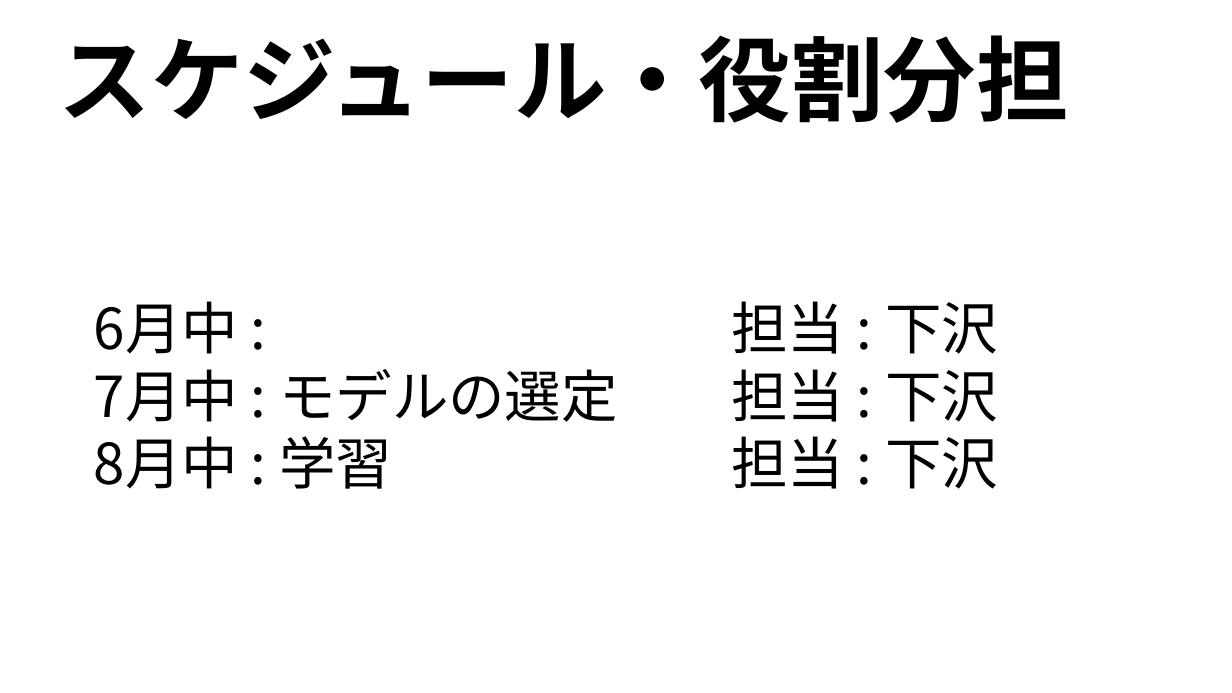
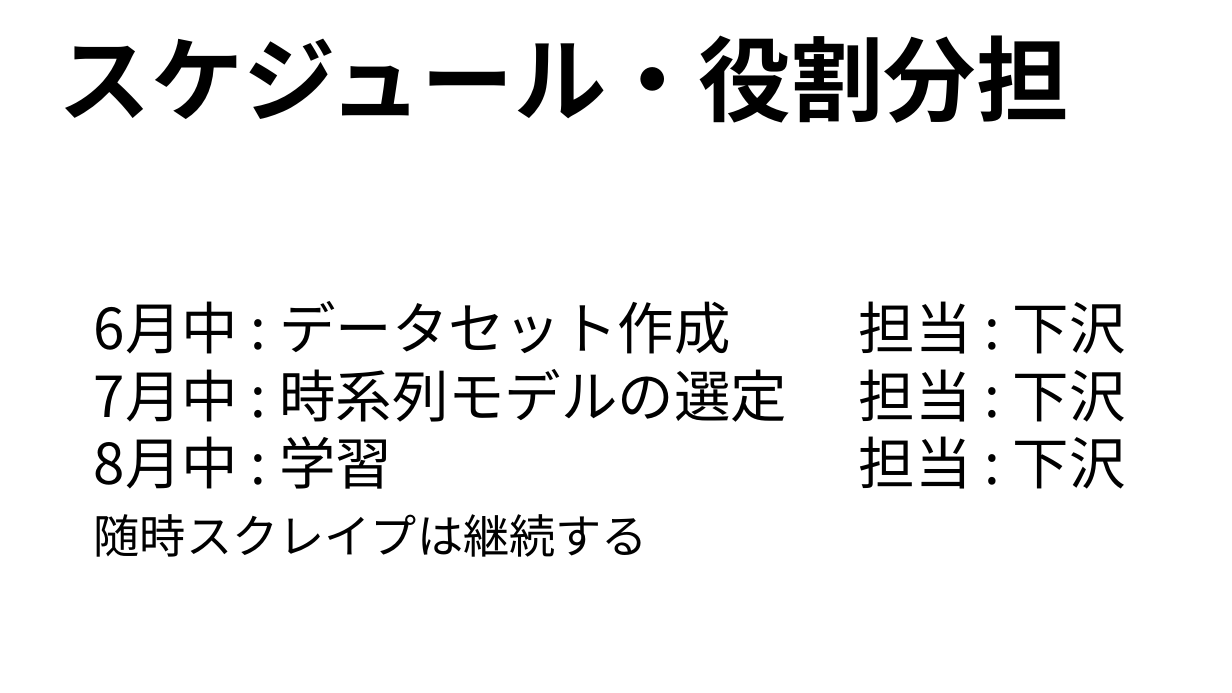
Before and after one commit to ryoww/PBL_stock, a slide deck: slide 6 of 中間発表.pptx (slide 5 before the commit). Drawn at 1232x693 pixels with LibreOffice and Linux fonts; fonts in the diff are those of the drawing. Boxes give left, top, right and bottom in pixels: in the first picture for what was removed or moved away, otherwise in the second. Text is boxed around its words. In the diff, an @@ line names an element or a change of style, - is before the commit and + after.

```diff
--- a/中間発表.pptx
+++ b/中間発表.pptx
@@ text "担当 : 下沢": place and size @@
-text "担当 : 下沢" at bbox=[731, 301, 998, 489]
+text "担当 : 下沢" at bbox=[859, 301, 1126, 489]
@@ text at bbox=[94, 301, 787, 422]: text changed @@
-6月中 :
-7月中 : モデルの選定
+6月中 : データセット作成
+7月中 : 時系列モデルの選定
@@ text added at bbox=[94, 514, 648, 557], 36 pt, text #000000 @@
+随時スクレイプは継続する
```
Also in this commit, not shown: 5 other slides changed, 2 slides added, 1 slide removed, 11 other files.
